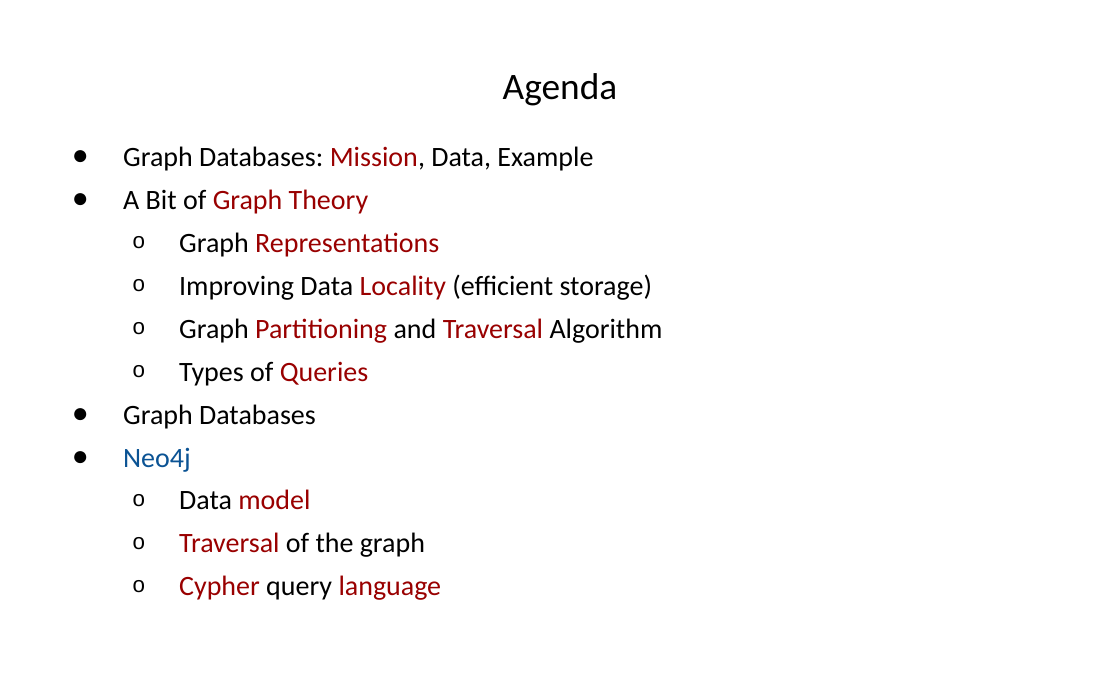
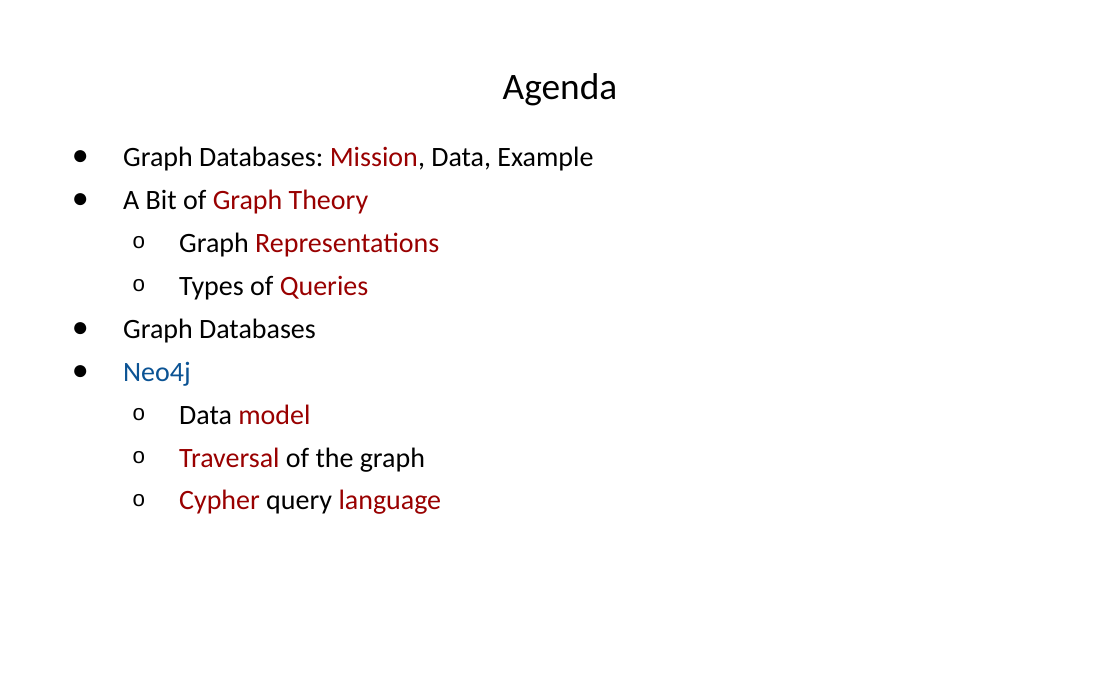
Before and after one commit to hogeschool/INFDEV026B, a slide deck: slide 2 of 2018-2019/build/Lecture 5.pptx. Drawn at 1120x700 pixels with LibreOffice and Linux fonts; fonts in the diff are those of the drawing. Boxes give left, top, right and bottom in pixels: in the first picture for what was removed or moved away, otherwise in the second. Text is boxed around its words. In the diff, an @@ line names an element or a change of style, - is before the commit and + after.

```diff
--- a/2018-2019/build/Lecture 5.pptx
+++ b/2018-2019/build/Lecture 5.pptx
@@ text at box(179, 274, 663, 343): paragraphs removed @@
-  o Improving Data Locality (efficient storage)
-  o Graph Partitioning and Traversal Algorithm
```
Also in this commit, not shown: 24 other slides changed, 3 slides added, 1 slide removed.
